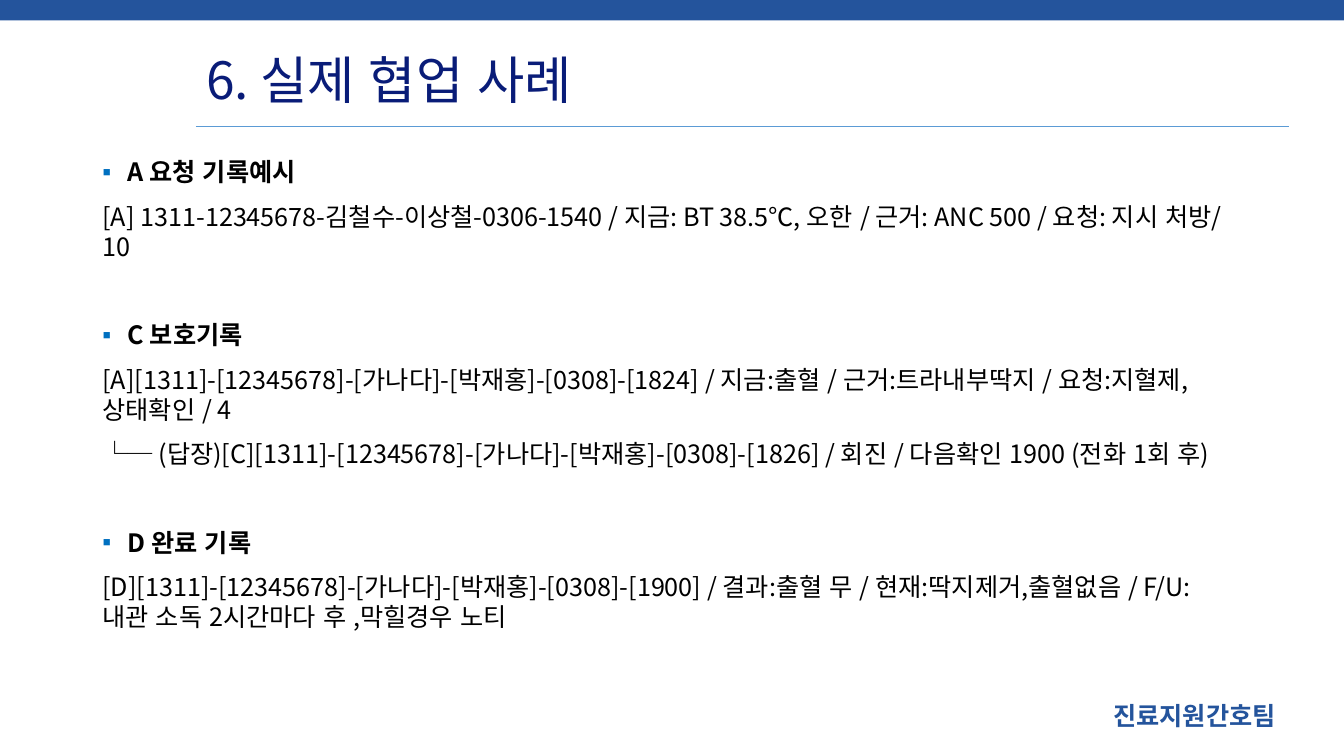
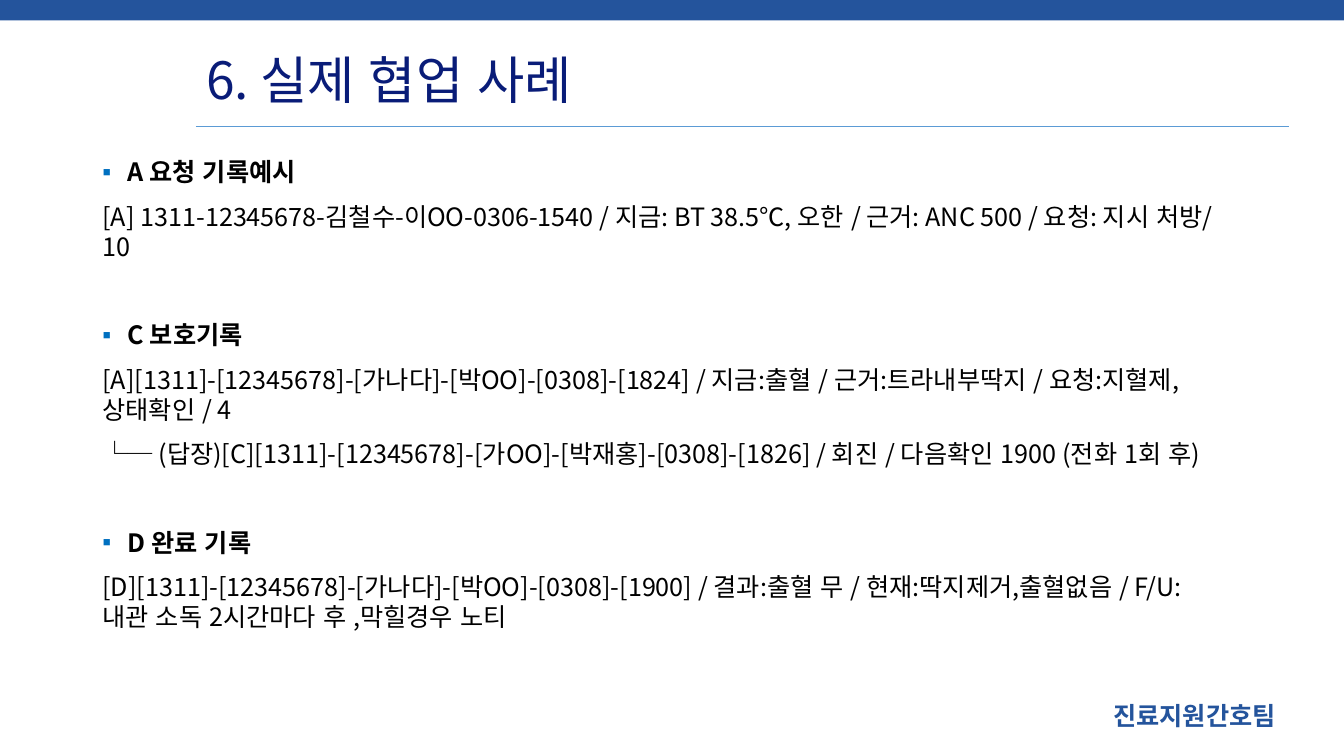
Before and after one commit to SCHCAQI/2026-QI, a slide deck: slide 18 of documents/3.7 병동 간담회 진료지원간호팀 2026 QI.pptx. Drawn at 1344x756 pixels with LibreOffice and Linux fonts; fonts in the diff are those of the drawing; background and template pictures are left out. Boxes give left, top, right and bottom in pixels: in the first picture for what was removed or moved away, otherwise in the second. Text is boxed around its words. In the diff, an @@ line names an element or a change of style, - is before the commit and + after.

```diff
--- a/documents/3.7 병동 간담회 진료지원간호팀 2026 QI.pptx
+++ b/documents/3.7 병동 간담회 진료지원간호팀 2026 QI.pptx
@@ text at bbox=[102, 205, 1212, 257]: text changed @@
-[A] 1311-12345678-김철수-이상철-0306-1540 / 지금: BT 38.5℃, 오한 / 근거: ANC 500 / 요청: 지시 처방/ 10
+[A] 1311-12345678-김철수-이OO-0306-1540 / 지금: BT 38.5℃, 오한 / 근거: ANC 500 / 요청: 지시 처방/ 10
@@ text at bbox=[102, 368, 1200, 468]: text changed @@
-[A][1311]-[12345678]-[가나다]-[박재홍]-[0308]-[1824] / 지금:출혈 / 근거:트라내부딱지 / 요청:지혈제,상태확인 / 4
-└─ (답장)[C][1311]-[12345678]-[가나다]-[박재홍]-[0308]-[1826] / 회진 / 다음확인 1900 (전화 1회 후)
+[A][1311]-[12345678]-[가나다]-[박OO]-[0308]-[1824] / 지금:출혈 / 근거:트라내부딱지 / 요청:지혈제,상태확인 / 4
+└─ (답장)[C][1311]-[12345678]-[가OO]-[박재홍]-[0308]-[1826] / 회진 / 다음확인 1900 (전화 1회 후)
@@ text at bbox=[102, 575, 1182, 631]: text changed @@
-[D][1311]-[12345678]-[가나다]-[박재홍]-[0308]-[1900] / 결과:출혈 무 / 현재:딱지제거,출혈없음 / F/U:내관 소독 2시간마다 후 ,막힐경우 노티
+[D][1311]-[12345678]-[가나다]-[박OO]-[0308]-[1900] / 결과:출혈 무 / 현재:딱지제거,출혈없음 / F/U:내관 소독 2시간마다 후 ,막힐경우 노티
```
Also in this commit, not shown: 5 other slides changed, 2 other files.
